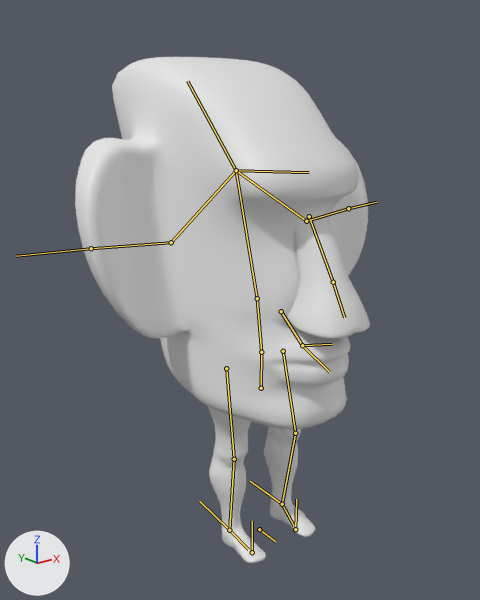
The Blender file RawFiles/Moai_Character_Model_rig.blend, before and after one commit.
Camera for both pictures: a 50 mm camera at (-10.29, -11.97, 11.61) aimed at (-0.22, 0.61, 6.58). Arrows for +X, +Y and +Z are at lower left; the lights stay in place. The bones that bend it are drawn over the model as lines.

The first picture shows 'Head', 'LeftLeg', 'Nose', 'RightLeg'.
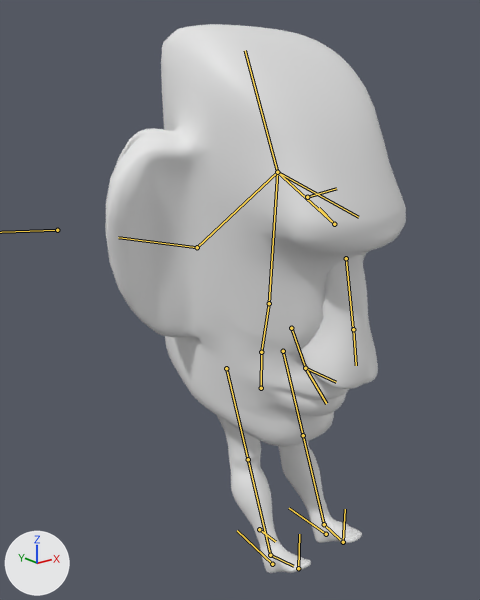
The newer file adds an action. The first version stands in its rest pose; the second is drawn at frame 0 of the action 'Hard_Stop'.

What changed in the scene script:
```text
Change bone_lowerhead:
    where bone_lowerhead = bpy.data.objects['Maoi_Armature'].pose.bones['LowerHead']  # child of 'Spine'
    bone_lowerhead.rotation_quaternion: (1.0, 0.0, 0.0, 0.0) -> (0.986, 0.168, 0.0, 0.0)  # degrees (0, 0, 0) -> degrees (19, 0, 0)
Change bone_earikleft:
    where bone_earikleft = bpy.data.objects['Maoi_Armature'].pose.bones['EarIKLeft']  # child of 'MidHead'
    bone_earikleft.location: (0.0, 0.0, 0.0) -> (0.21, 0.45, -2.72)
Change bone_earikright:
    where bone_earikright = bpy.data.objects['Maoi_Armature'].pose.bones['EarIKRight']  # child of 'MidHead'
    bone_earikright.location: (0.0, 0.0, 0.0) -> (-0.21, 0.45, -2.72)
Change bone_legikleft:
    where bone_legikleft = bpy.data.objects['Maoi_Armature'].pose.bones['LegIKLeft']  # child of 'BothLegsIK'
    bone_legikleft.location: (0.0, 0.0, 0.0) -> (0.09, -1.74, -0.06)
Change bone_footleftikup:
    where bone_footleftikup = bpy.data.objects['Maoi_Armature'].pose.bones['FootLeftIKUP']  # child of 'LegIKLeft'
    bone_footleftikup.location: (0.0, 0.0, 0.0) -> (0.0, 0.62, 0.0)
Change bone_legikright:
    where bone_legikright = bpy.data.objects['Maoi_Armature'].pose.bones['LegIKRight']  # child of 'BothLegsIK'
    bone_legikright.location: (0.0, 0.0, 0.0) -> (0.09, -1.74, 0.08)
Change bone_footright_001:
    where bone_footright_001 = bpy.data.objects['Maoi_Armature'].pose.bones['FootRight.001']  # child of 'LegIKRight'
    bone_footright_001.location: (0.0, 0.0, 0.0) -> (0.0, 0.62, 0.0)
```

Changed parts and their boxes [x1, y1, x2, y2] in the pictures (480 x 600 px):
'Head', posed (13% taller): before [75, 57, 368, 430]; after [105, 24, 406, 447]
'Nose', posed: before [286, 211, 370, 339]; after [298, 255, 378, 389]
'RightLeg', posed (61% wider): before [208, 406, 266, 563]; after [217, 416, 311, 573]
'LeftLeg', posed: before [264, 426, 315, 537]; after [278, 441, 362, 543]
bone 'LowerHead', root to tip: before (261, 352) to (257, 298); after (261, 352) to (269, 303)
bone 'EarIKLeft', root to tip: before (348, 208) to (376, 202); after (307, 197) to (336, 188)
bone 'LegIKLeft', root to tip: before (282, 504) to (250, 481); after (326, 534) to (289, 508)
bone 'FootLeftIKUP', root to tip: before (295, 529) to (296, 499); after (343, 542) to (345, 509)
bone 'LegIKRight', root to tip: before (229, 530) to (199, 501); after (272, 564) to (237, 530)
bone 'FootRight.001', root to tip: before (252, 552) to (252, 521); after (298, 568) to (299, 534)
